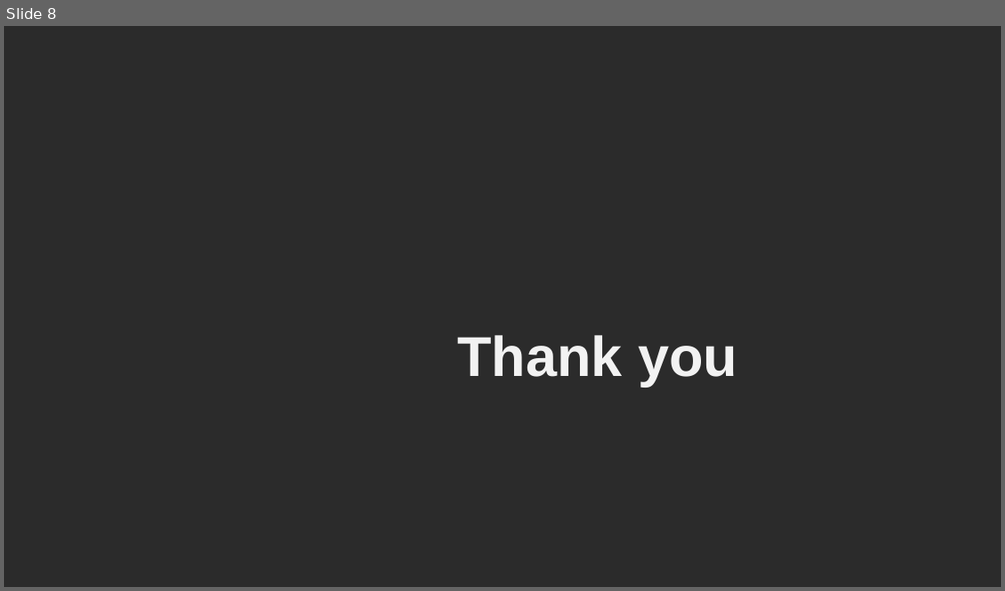
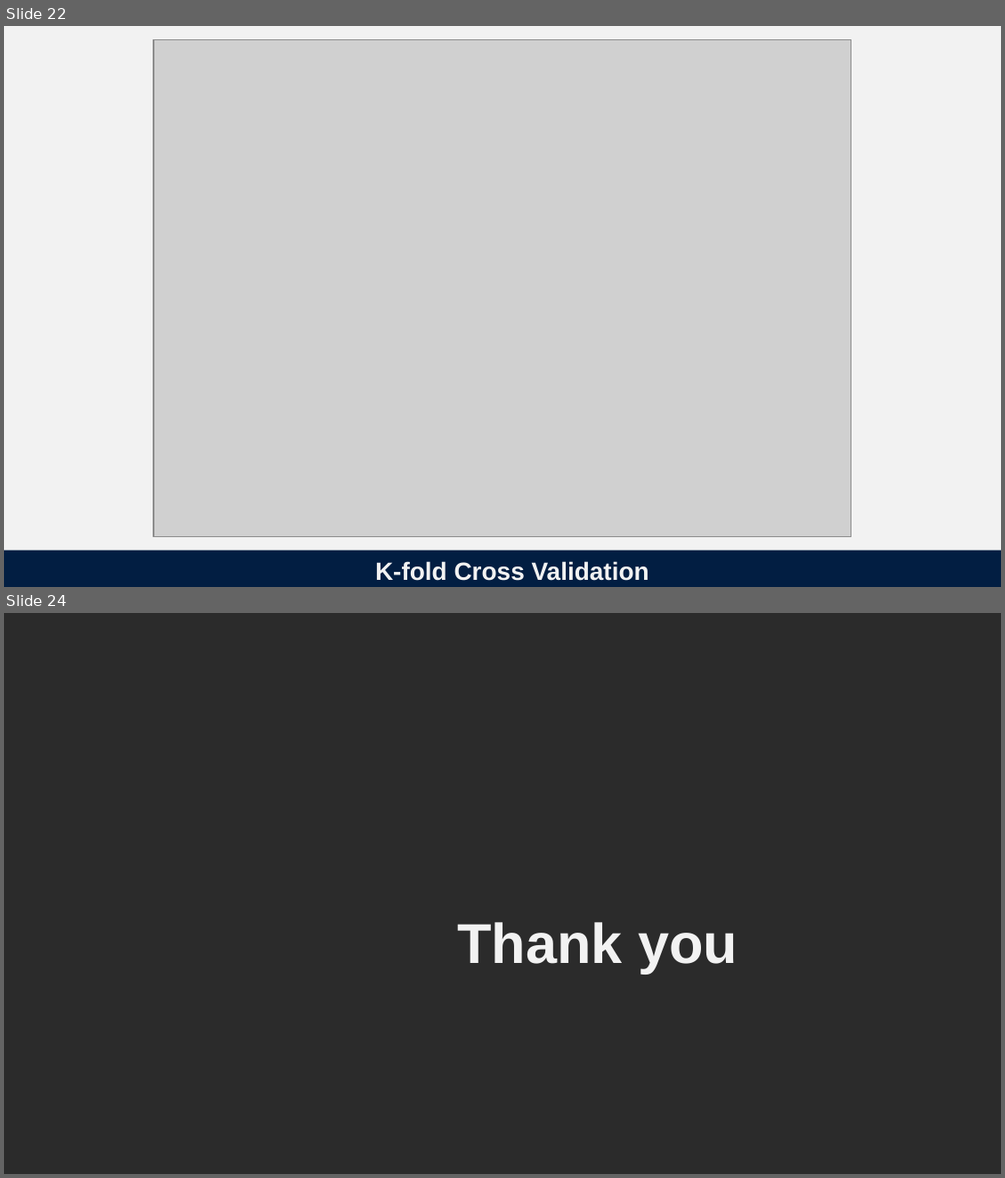
Before and after one commit to ChenZijiSubset/coding_class, a slide deck: Lecture0IntroCS.pptx. Shown one above the other, each under a label of ours: slide 8 before the commit, slides 22 and 24 after it; the slides between them are not shown. The pictures are 1005x591 and 1005x1178 pixels, drawn with LibreOffice and Linux fonts; fonts in the diff are those of the drawing; grey boxes stand for pictures; background and template pictures are left out; a plain dark background stands for a picture behind light text. Boxes give left, top, right and bottom in pixels: in the first picture for what was removed or moved away, otherwise in the second. Text is boxed around its words. In the diff, an @@ line names an element or a change of style, - is before the commit and + after.

```diff
--- a/Lecture0IntroCS.pptx
+++ b/Lecture0IntroCS.pptx
@@ slide 22 added at <box>4,26,1001,587</box>, background #F2F2F2 @@
@@ picture added at <box>154,40,851,538</box> @@
@@ title added at <box>4,550,1001,587</box>, fill #021E42, 18 pt, text #F2F2F2, bold @@
+K-fold Cross Validation
@@ what was slide 8 is now slide 24 @@
```
Also in this commit, not shown: 3 slides changed, 15 other slides added, 1 other file.
